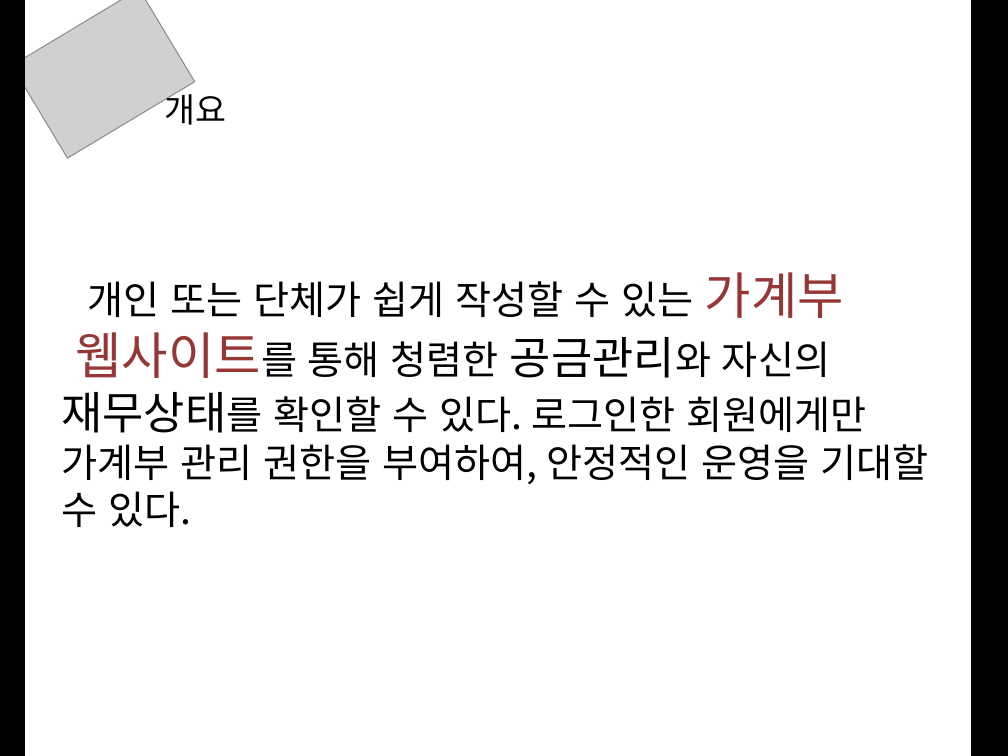
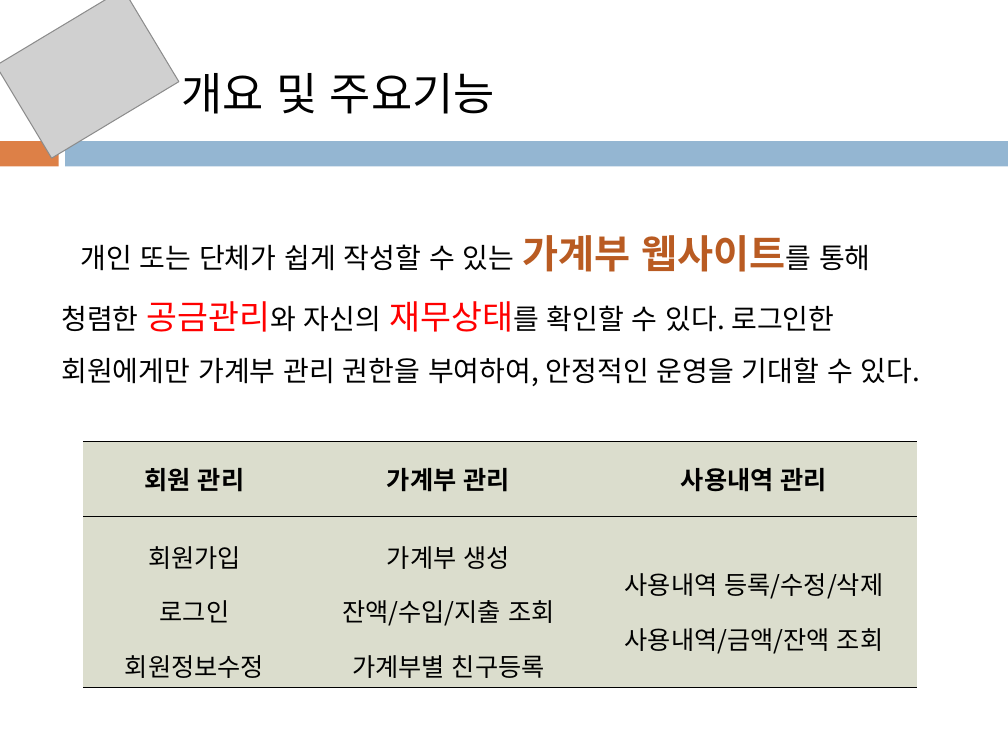
Before and after one commit to leegaeng/MoneyManagementProject, a slide deck: slide 2 of doc/최종산출물.pptx. Drawn at 1008x756 pixels with LibreOffice and Linux fonts; fonts in the diff are those of the drawing; grey boxes stand for pictures; background and template pictures are left out. Boxes give left, top, right and bottom in pixels: in the first picture for what was removed or moved away, otherwise in the second. Text is boxed around its words. In the diff, an @@ line names an element or a change of style, - is before the commit and + after.

```diff
--- a/doc/최종산출물.pptx
+++ b/doc/최종산출물.pptx
@@ picture: place and size @@
-picture at [12, 0, 195, 157]
+picture at [0, 0, 178, 157]
@@ rectangle removed at [0, 0, 24, 756] @@
@@ rectangle removed at [973, 0, 1008, 756] @@
@@ text at [181, 73, 495, 114]: text changed; size 24 to 32 pt @@
-개요
+개요 및 주요기능
@@ rectangle added at [0, 141, 58, 166], fill #DD8047 @@
@@ rectangle added at [66, 141, 1008, 166], fill #94B6D2 @@
@@ text at [61, 235, 921, 386]: text changed; size 28 to 20 pt @@
-개인 또는 단체가 쉽게 작성할 수 있는 가계부
-웹사이트를 통해 청렴한 공금관리와 자신의 재무상태를 확인할 수 있다. 로그인한 회원에게만 가계부 관리 권한을 부여하여, 안정적인 운영을 기대할 수 있다.
+개인 또는 단체가 쉽게 작성할 수 있는 가계부 웹사이트를 통해 청렴한 공금관리와 자신의 재무상태를 확인할 수 있다. 로그인한 회원에게만 가계부 관리 권한을 부여하여, 안정적인 운영을 기대할 수 있다.
@@ table added at [84, 442, 916, 687], 2 rows, 3 columns @@
+회원 관리 | 가계부 관리 | 사용내역 관리
+회원가입 / 로그인 / 회원정보수정 | 가계부 생성 / 잔액/수입/지출 조회 / 가계부별 친구등록 | 사용내역 등록/수정/삭제 / 사용내역/금액/잔액 조회
```
Also in this commit, not shown: 3 other slides changed, 5 slides added, 2 slides removed.
